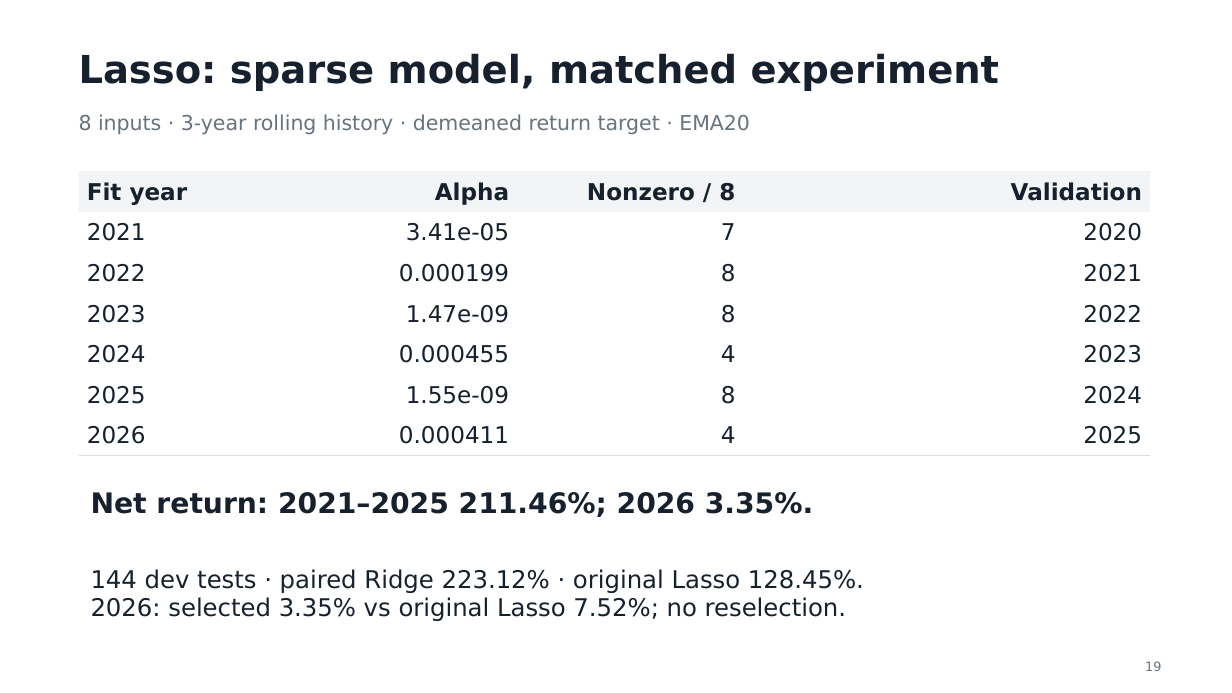
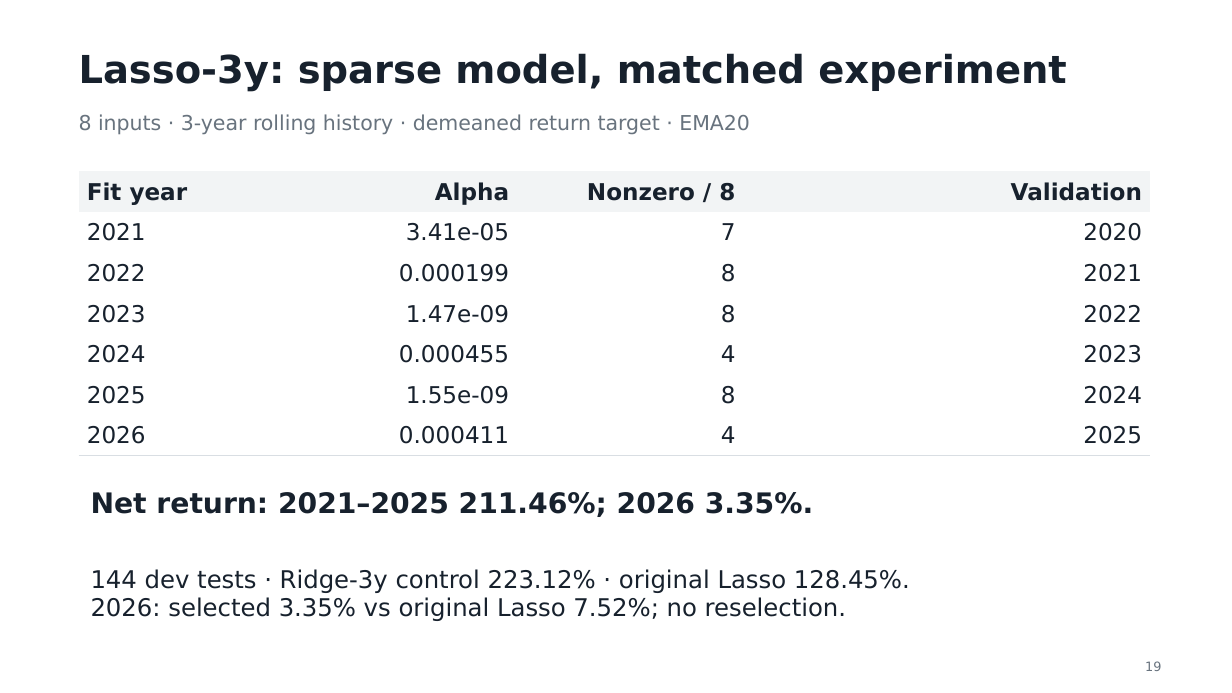
Before and after one commit to smallwhite1909/Investment-Group9, a slide deck: slide 19 of Presentation_Group9.pptx. Drawn at 1232x693 pixels with LibreOffice and Linux fonts; fonts in the diff are those of the drawing. Boxes give left, top, right and bottom in pixels: in the first picture for what was removed or moved away, otherwise in the second. Text is boxed around its words. In the diff, an @@ line names an element or a change of style, - is before the commit and + after.

```diff
--- a/Presentation_Group9.pptx
+++ b/Presentation_Group9.pptx
@@ text at bbox=[79, 53, 1067, 92]: text changed @@
-Lasso: sparse model, matched experiment
+Lasso-3y: sparse model, matched experiment
@@ text at bbox=[91, 569, 910, 621]: text changed @@
-144 dev tests · paired Ridge 223.12% · original Lasso 128.45%.
-2026: selected 3.35% vs original Lasso 7.52%; no reselection.
+144 dev tests · Ridge-3y control 223.12% · original Lasso 128.45%.
+2026: selected 3.35% vs original Lasso 7.52%; no reselection.
```
Also in this commit, not shown: 8 other slides changed, 1 slide added, 1 slide removed, 5 other files.
